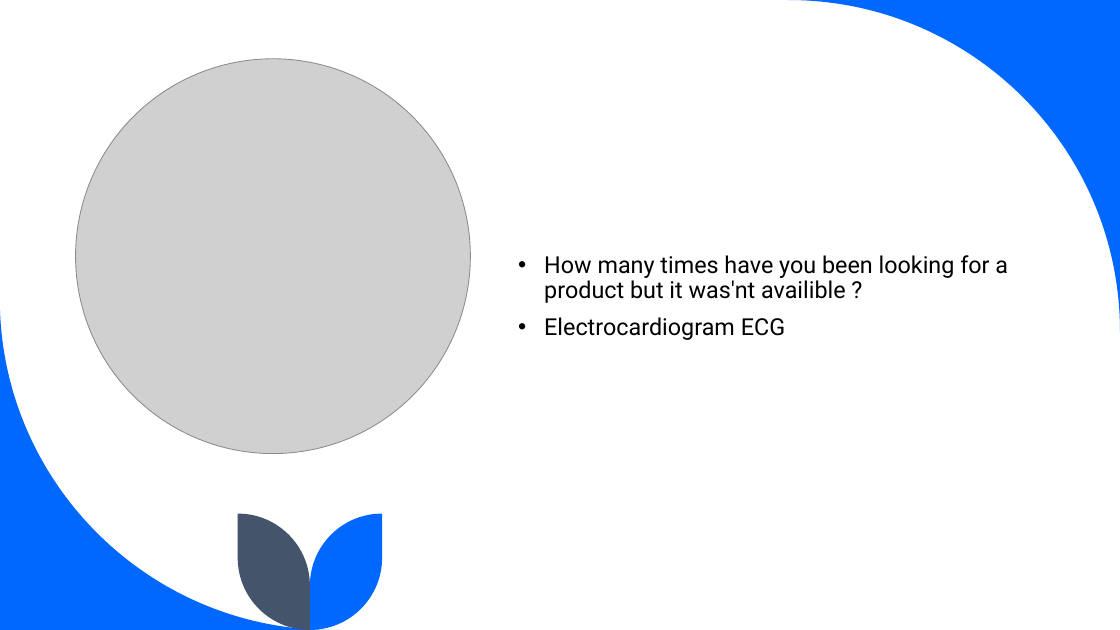
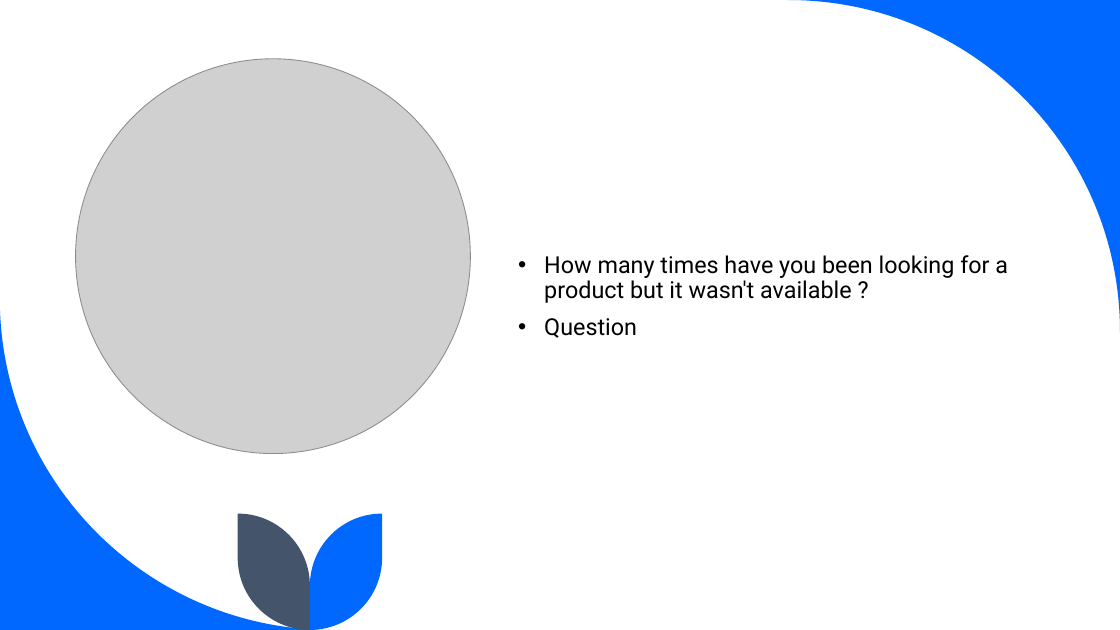
Before and after one commit to Alex55ad/HacKMKv6_HSBoys, a slide deck: slide 2 of Presentation2.pptx. Drawn at 1120x630 pixels with LibreOffice and Linux fonts; fonts in the diff are those of the drawing; grey boxes stand for pictures. Boxes give left, top, right and bottom in pixels: in the first picture for what was removed or moved away, otherwise in the second. Text is boxed around its words. In the diff, an @@ line names an element or a change of style, - is before the commit and + after.

```diff
--- a/Presentation2.pptx
+++ b/Presentation2.pptx
@@ text at (x1=544, y1=255, x2=1008, y2=338): text changed @@
-• How many times have you been looking for a product but it was'nt availible ?
-• Electrocardiogram ECG
+• How many times have you been looking for a product but it wasn't available ?
+• Question
```
Also in this commit, not shown: 6 other slides changed.
